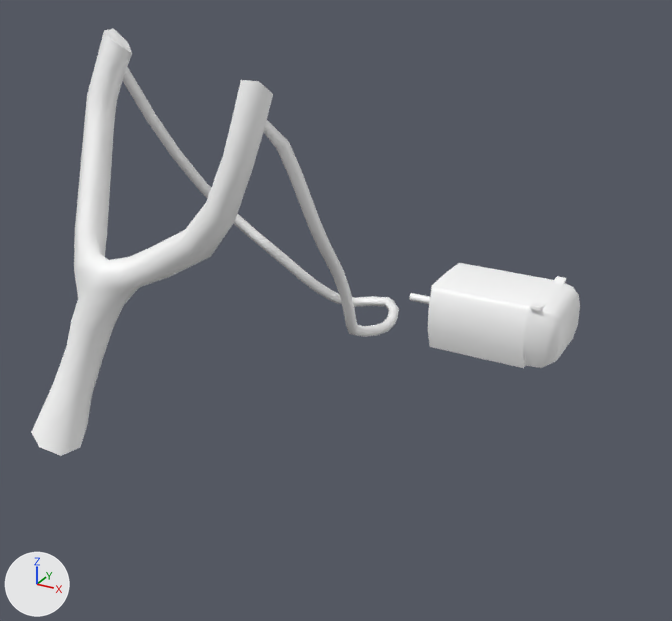
The FBX model Assets/Art/Models/RC_Car/Weapon/Weapon_UPG2_Model.fbx, before and after one commit.
The view is the same before and after, from a 50 mm camera at (0.125, -0.15, 0.221) aimed at (-0.007, 0.091, 0.1). The lights are fixed; the arrows at lower left show +X, +Y and +Z. Where no turn or scale is listed for an object, it has been applied to the vertices.

The first picture shows 'Weapon_UPG2'.
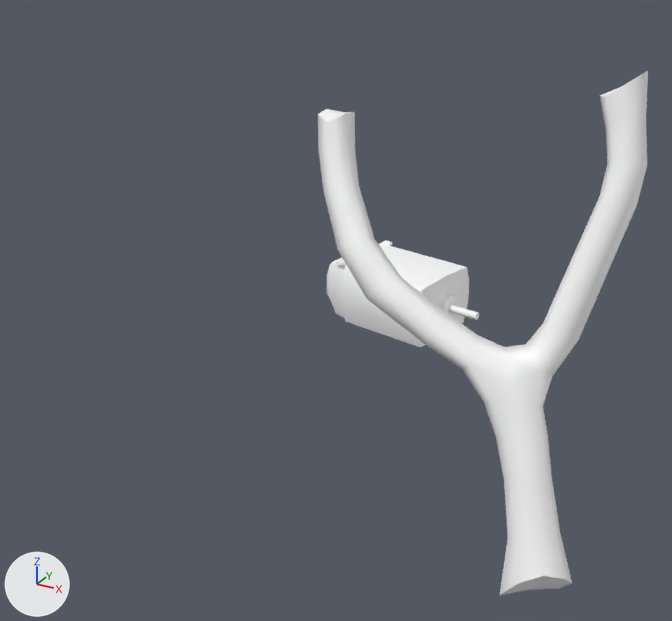
Boxes [x1, y1, x2, y2] around the edits, measured in the pictures (672 x 621 px; the box of a moved part takes in the faces that stretch with it):
'Weapon_UPG2', reshaped (40% narrower, 23% taller)
    before: [31, 29, 580, 456]
    after: [318, 71, 648, 595]
part 1 of me_mesh, moved or reshaped
    before: [428, 263, 580, 368]
    after: [327, 246, 469, 347]
part 2 of me_mesh, moved or reshaped
    before: [409, 293, 430, 304]
    after: [448, 305, 479, 320]
part 3 of me_mesh, moved or reshaped (not visible before)
    after: [439, 295, 458, 317]
part 4 of me_mesh, moved or reshaped
    before: [553, 276, 566, 286]
    after: [378, 240, 392, 246]
part 5 of me_mesh, moved or reshaped
    before: [530, 304, 545, 311]
    after: [335, 259, 346, 266]
part 6 of me_mesh, moved or reshaped
    before: [31, 29, 273, 456]
    after: [318, 71, 648, 595]
part 7 of me_mesh, deleted
    before: [123, 67, 399, 337]

Diff of the bpy script that builds the scene:
```diff
--- a/Assets/Art/Models/RC_Car/Weapon/Weapon_UPG2_Model.fbx.py
+++ b/Assets/Art/Models/RC_Car/Weapon/Weapon_UPG2_Model.fbx.py
@@ me_mesh @@
 me_mesh.from_pydata(...)  # 403 vertices, 397 faces; spans x -0.087..0.051, y 0.026..0.179, z 0.061..0.184
 # used by ob_weapon_upg2; location = (0.0, 0.0, 0.0)
+# me_mesh part 1: the loose piece of 66 vertices spanning x 0.002..0.051, y 0.144..0.179, z 0.066..0.091 is turned 168.4 degrees about the z axis through its middle, then moved by (-0.047, 0.002, 0.0)
+# me_mesh part 2: the loose piece of 13 vertices spanning x -0.013..-0.001, y 0.16..0.163, z 0.076..0.079 is turned 168.4 degrees about the z axis through its middle, then moved by (0.018, -0.004, 0.0)
+# me_mesh part 3: the loose piece of 17 vertices spanning x -0.001..0.002, y 0.157..0.167, z 0.073..0.083 is scaled about its middle by (-0.979, -0.979, 1), then moved by (0.004, -0.003, 0.0)
+# me_mesh part 4: the loose piece of 8 vertices spanning x 0.04..0.044, y 0.171..0.178, z 0.089..0.091 is scaled about its middle by (-0.979, 0.979, 1), then moved by (-0.076, 0.005, 0.0)
+# me_mesh part 5: the loose piece of 8 vertices spanning x 0.04..0.044, y 0.145..0.152, z 0.089..0.091 is scaled about its middle by (-0.979, 0.979, 1), then moved by (-0.081, 0.006, 0.0)
+# me_mesh part 6: the loose piece of 126 vertices spanning x -0.087..-0.005, y 0.026..0.084, z 0.061..0.184 is multiplied about its middle by the matrix ((-0.919, 0.366, -0.148), (-0.38, -0.714, 0.589), (0.11, 0.597, 0.794)), then moved by (0.094, -0.008, 0.001)
+# me_mesh part 7: the loose piece of 165 vertices spanning x -0.081..-0.001, y 0.053..0.16, z 0.071..0.178 is deleted
 me_mesh.materials.append(mat_diyobjects_material)
```
